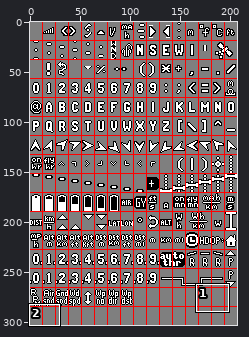
Sprite sheet: libraries/AP_OSD/fonts/bold.png. Above, an overview of the earlier version with the close-up marked.
Close-up. Before the edit:
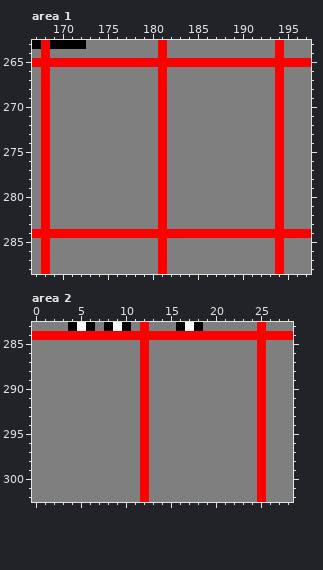
The file is 207x303 pixels. Shown: area 1: x 167..197, y 263..288; area 2: x 0..28, y 283..302. The commit also changed other parts of the picture, which this record leaves out.
The result:
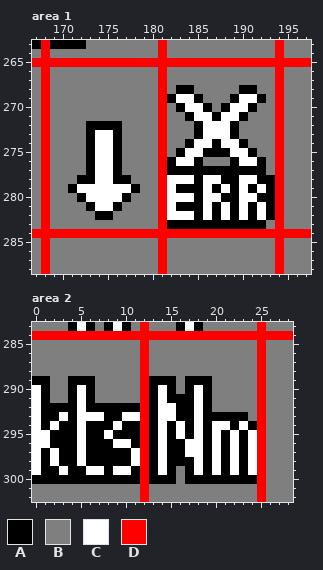
Palette (. is transparent): A #000000  B #7f7f7f  C #ffffff  D #ff0000
Changes in this commit:
Area 1:
Colour B gives way to colour A in row 268 at x 183 to 184 and 190 to 191; in row 269 at x 182, 185, 189 and 192; in row 270 at x 183, 186, 188 and 191; in row 271 at x 184, 187 and 190; in row 272 at x 173 to 176, 185 and 189; in row 273 at x 173, 176, 185 and 189.
Colour B gives way to colour A in row 274 at x 173, 176, 184, 187 and 190; in row 275 at x 173, 176, 183, 186 to 188 and 191; in row 276 at x 173, 176, 182, 185, 189 and 192; in row 277 at x 173, 176 and 182 to 192; in row 278 at x 172 to 173, 176 to 177, 185, 188 to 189 and 192 to 193; in row 279 at x 171, 178, 183 to 185, 187, 189, 191 and 193.
Colour B gives way to colour A in row 280 at x 172, 177, 185, 188 to 189 and 192 to 193; in row 281 at x 173, 176, 183 to 185, 187, 189, 191 and 193; in row 282 at x 174 to 175, 185, 187, 189, 191 and 193; in row 283 at x 182 to 192.
Colour B gives way to colour C in row 269 at x 183 to 184 and 190 to 191; in row 270 at x 184 to 185 and 189 to 190; in row 271 at x 185 to 186 and 188 to 189; in row 272 at x 186 to 188; in row 273 at x 174 to 175 and 186 to 188; in row 274 at x 174 to 175, 185 to 186 and 188 to 189.
Colour B gives way to colour C in row 275 at x 174 to 175, 184 to 185 and 189 to 190; in row 276 at x 174 to 175, 183 to 184 and 190 to 191; in row 277 at x 174 to 175; in row 278 at x 174 to 175, 182 to 184, 186 to 187 and 190 to 191; in row 279 at x 172 to 177, 182, 186, 188, 190 and 192; in row 280 at x 173 to 176, 182 to 184, 186 to 187 and 190 to 191.
Colour B gives way to colour C in row 281 at x 174 to 175, 182, 186, 188, 190 and 192; in row 282 at x 182 to 184, 186, 188, 190 and 192.
Area 2:
Colour B gives way to colour A in row 289 at x 0 to 1, 4 to 6, 13 to 15 and 17 to 19; in row 290 at x 1, 4, 6, 13, 15, 17 and 19; in row 291 at x 1, 4, 6, 13, 15 to 17 and 19; in row 292 at x 1 to 4, 6 to 11, 13, 16 to 17 and 19; in row 293 at x 1 to 2, 4, 8 to 9, 13, 16 to 17 and 19 to 23; in row 294 at x 1, 3 to 4, 6 to 8, 10 to 11, 13, 15, 17, 19, 22 and 24.
Colour B gives way to colour A in row 295 at x 2 to 4, 6 to 7, 9 to 11, 13, 15, 17, 19, 21 and 23; in row 296 at x 2 to 4, 6 to 8, 11, 13, 15 to 16, 19, 21 and 23; in row 297 at x 1, 3 to 4, 6 to 10, 13, 15 to 16, 19, 21 and 23; in row 298 at x 1, 3 to 4, 6 to 10, 13, 15 to 17, 19, 21 and 23; in row 299 at x 1 to 2, 4 to 5, 8, 11, 13, 15, 17, 19, 21 and 23; in row 300 at x 0 to 11, 13 to 15 and 17 to 24.
Colour B gives way to colour C in rows 290 to 291 at x 0, 5, 14 and 18; in row 292 at x 0, 5, 14 to 15 and 18; in row 293 at x 0, 3, 5 to 7, 10 to 11, 14 to 15 and 18; in row 294 at x 0, 2, 5, 9, 14, 16, 18, 20 to 21 and 23; in row 295 at x 0 to 1, 5, 8, 14, 16, 18, 20, 22 and 24; in row 296 at x 0 to 1, 5, 9 to 10, 14, 17 to 18, 20, 22 and 24.
Colour B gives way to colour C in row 297 at x 0, 2, 5, 11, 14, 17 to 18, 20, 22 and 24; in row 298 at x 0, 2, 5, 11, 14, 18, 20, 22 and 24; in row 299 at x 0, 3, 6 to 7, 9 to 10, 14, 18, 20, 22 and 24.
Changed places in both close-ups, as pixel boxes (x1, y1, x2, y2):
changed: (167, 85, 275, 229)
changed: (68, 121, 140, 220)
changed: (32, 376, 257, 484)
